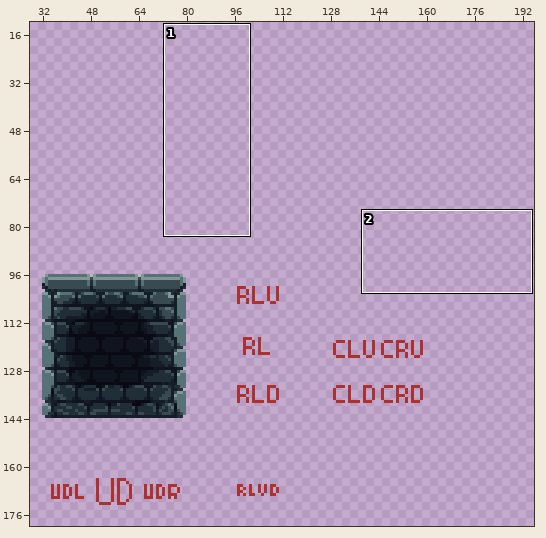
Pixel-art file, stored at aseprite/Block_Atlas_Brouillon.aseprite. The picture above shows the old version from afar; the outline marks the close-up.
Close-up. The starting point:
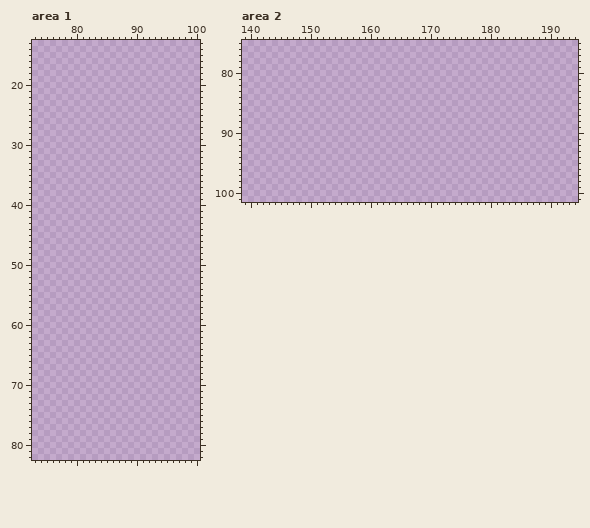
256x256 pixels, 1 frame. Shown: area 1: x 73..100, y 13..82; area 2: x 139..194, y 75..101. The wide view leaves out empty margins. The commit also changed other parts of the picture, which this record leaves out.
Now the later version:
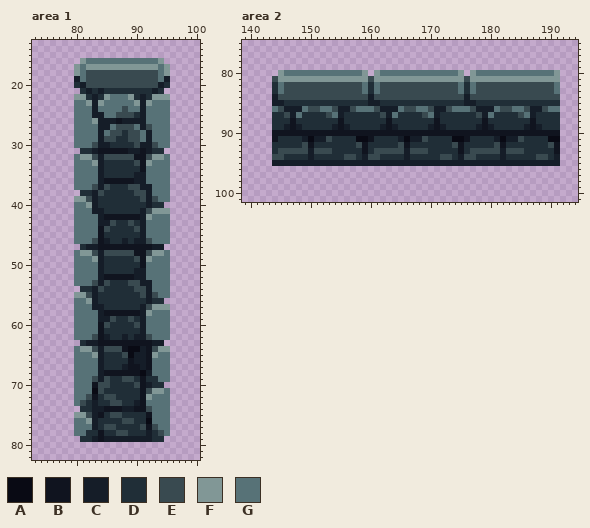
Palette (. is transparent): A #090a14  B #10141f  C #151d28  D #202e37  E #394a50  F #819796  G #577277
Changes in this commit:
Changed rows in their new state; - is an unchanged pixel.
Area 1:
first column x 80:
16 -FGGGGGGGGGGGGF-
17 FGFFFFFFFFFFFFGF
18 FGEEEEEEEEEEEEGF
19 CGEEEEEEEEEEEEGC
20 DCEEEEEEEEEEEECD
21 -DCDCDDDDDDDDCD-
22 FFDCDFGGGFDCDFFF
23 GGFCFGGGGGFCFGGG
24 GGGCGGGGEGGCGGGG
25 GGGCCGGEEEDCGGGG
26 GGGFCCCBCCCCGGGG
27 GGGGCCGEEEGCEGGG
28 GGGGCGEEDEEGCGGG
29 GGGGCEEDDEEGCGGG
30 GGGECCDDDDECCEGG
31 -DDCBBBBBCCBCDD-
32 GFFECEEEEEBBEFFG
33 GGGFCDDDDDEBFGGG
34 GGGGCDDDDDDBGGGG
35 GGGGCDDDDDCCGGGG
36 GGGGCBBBBBCCGGGG
37 GGGECEDDDEECCGGG
38 -DDCEDDDDDEECGGG
39 FFECDDDDDDDECEGG
40 GGFCDDDDDDDDCDD-
41 GGGCCDDDDDDCEFFF
42 GGGGCBBBBBBCFGGG
43 GGGGCCEDDEDCGGGG
44 GGGGBEDDDDECGGGG
45 GGGGBDDDDDDCGGGG
46 GGGEBCDDCDCCEGGG
47 -DCCBBBBBBBBBCC-
48 GFFECEEEEEBBEFFG
49 GGGFCDDDDDEBFGGG
50 GGGGCDDDDDDBGGGG
51 GGGGCDDDDDCCGGGG
52 GGGGCBBBBBCCGGGG
53 GGGECEDDDEECCGGG
54 -DDCEDDDDDEECGGG
55 FFECDDDDDDDECEGG
56 GGFCDDDDDDDDCDD-
57 GGGCCDDDDDDCEFFF
58 GGGGCBBBBBBCFGGG
59 GGGGCCEDDEDCGGGG
60 GGGGBEDDDDECGGGG
61 GGGGBDDDDDDCGGGG
62 GGGEBCDDCDCCEGGG
63 -DCCBBBBBBBBBCC-
64 GFFECEEEBAACBEFF
65 GGGFCDDDEACCBFGG
66 GGGGCDDDDBCCBGGG
67 GGGGCDDDCBBCBGGG
68 GGGGCBBBBBBACGGG
69 GGGECEDDEEDBDDGG
70 GGGBEEDDDDEBCDD-
71 GGGAEDDDDDDBEFFG
72 GGEBDEEDDDDBFGGG
73 GEDCDDEEDDCBGGGG
74 -DDCCBBBCCBBEGGG
75 FFECBDEEDDDDBGGG
76 GGFCDDDDEEDDAGGG
77 GGGCDEEDDDDEBEGG
78 GGDDBDDEEDDDCDEG
79 -DDCBCCCCCCCCDD-
Area 2:
first column x 144:
 80 -FGGGGGGGGGGGGGF-FGGGGGGGGGGGGGF-FGGGGGGGGGGGGGF
 81 EFFFFFFFFFFFFFFFEFFFFFFFFFFFFFFFEFFFFFFFFFFFFFFF
 82 DGEEEEEEEEEEEEEGDGEEEEEEEEEEEEEGDGEEEEEEEEEEEEEG
 83 DGEEEEEEEEEEEEEGDGEEEEEEEEEEEEEGDGEEEEEEEEEEEEEG
 84 CEEEEEEEEEEEEEEECEEEEEEEEEEEEEEECEEEEEEEEEEEEEEE
 85 CCDDDDDDDDDDDDDDCCDDDDDDDDDDDDDDCCDDDDDDDDDDDDDD
 86 GECCCGEEGGECCEGGGECCCGEEGGECCEGGGECCCGEEGGECCEGG
 87 DDECGDDDDEGCDDDDDDECGDDDDEGCDDDDDDECGDDDDEGCDDDD
 88 DDDBDDDDDDDBDDDDDDDBDDDDDDDBDDDDDDDBDDDDDDDBDDDD
 89 DDCBCDDDDDCBCDDDDDCBCDDDDDCBCDDDDDCBCDDDDDCBCDDD
 90 BBBBBBBBBBBBBBBBBBBBBBBBBBBBBBBBBBBBBBBBBBBBBBBB
 91 BDDDDCACCEDDDDAABDDDDCACCEDDDDAABDDDDCACCEDDDDAA
 92 DDDDDEBDDDDDDDEBDDDDDEBDDDDDDDEBDDDDDEBDDDDDDDEB
 93 DEEEEECEEEDDDDDBDEEEEECEEEDDDDDBDEEEEECEEEDDDDDB
 94 EEDDDDCDDDDDEEDCEEDDDDCDDDDDEEDCEEDDDDCDDDDDEEDC
 95 CCCCCCCCCCCCCCCCCCCCCCCCCCCCCCCCCCCCCCCCCCCCCCCC
Boxes around the changes in both close-ups, in picture pixels (x1, y1, x2, y2):
added: (74, 58, 170, 442)
added: (272, 70, 560, 166)
